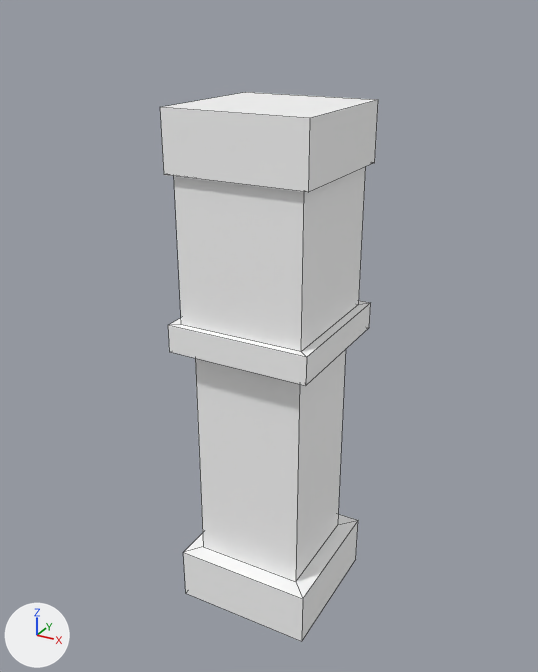
An edit to the FBX model Grave_Terror/Assets/Meshes/Modular Kit/Wall_End_001.fbx, drawn before and after from the same camera.
The view is the same before and after, from a 50 mm lens placed at (4.19, -6.12, 4.23), pointed at (1.86, -1.89, 2.12). Every picture has the same lights, and +X, +Y and +Z are marked at lower left. Mesh edges are drawn as thin lines. Where no turn or scale is listed for an object, it has been applied to the vertices.

Names of what the first picture shows: 'Wall_End_001'.
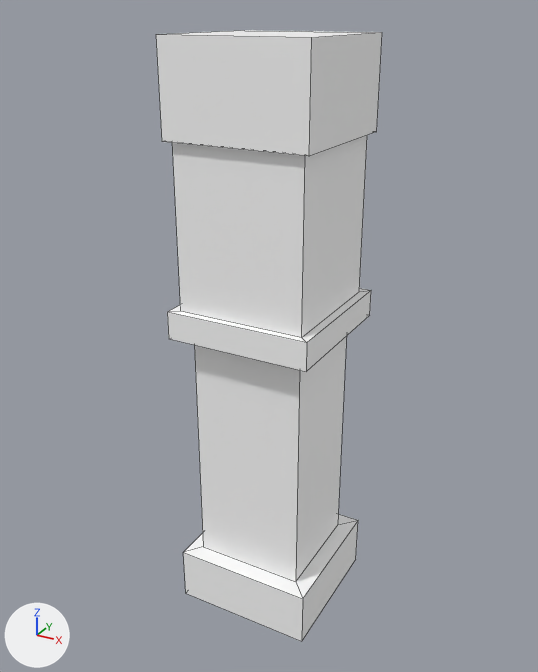
Edits to the bpy script that builds the scene:
```text
Change me_mesh:
    where me_mesh.from_pydata(...)  # 40 vertices, 37 faces; spans x 1.38..2.42, y -2.42..-1.38, z 0.0..3.7
    used by ob_wall_end_001; location = (0.0, 0.0, 0.0)
    me_mesh part 1: all 16 vertices in x 1.38..2.41, y -2.42..-1.38, z 2.11..2.3 are moved by (0.0, 0.0, 0.1)
    me_mesh part 2: all 8 vertices in x 1.4..2.39, y -2.4..-1.4, z 3.3 are moved by (0.0, 0.0, 0.2)
    me_mesh part 3: all 4 vertices in x 1.4..2.39, y -2.4..-1.4, z 3.7 are moved by (0.0, 0.0, 0.4)
```

Boxes (x1, y1, x2, y2) around the edits, measured in the pictures (538 x 672 px; the box of a moved part takes in the faces that stretch with it):
'Wall_End_001', reshaped (11% taller)
    before: (160, 92, 378, 642)
    after: (156, 30, 382, 642)
part 1 of me_mesh, moved or reshaped
    before: (168, 301, 371, 582)
    after: (167, 288, 371, 582)
part 2 of me_mesh, moved or reshaped
    before: (174, 167, 366, 352)
    after: (172, 135, 367, 337)
part 3 of me_mesh, moved or reshaped
    before: (160, 92, 378, 192)
    after: (156, 30, 382, 156)
